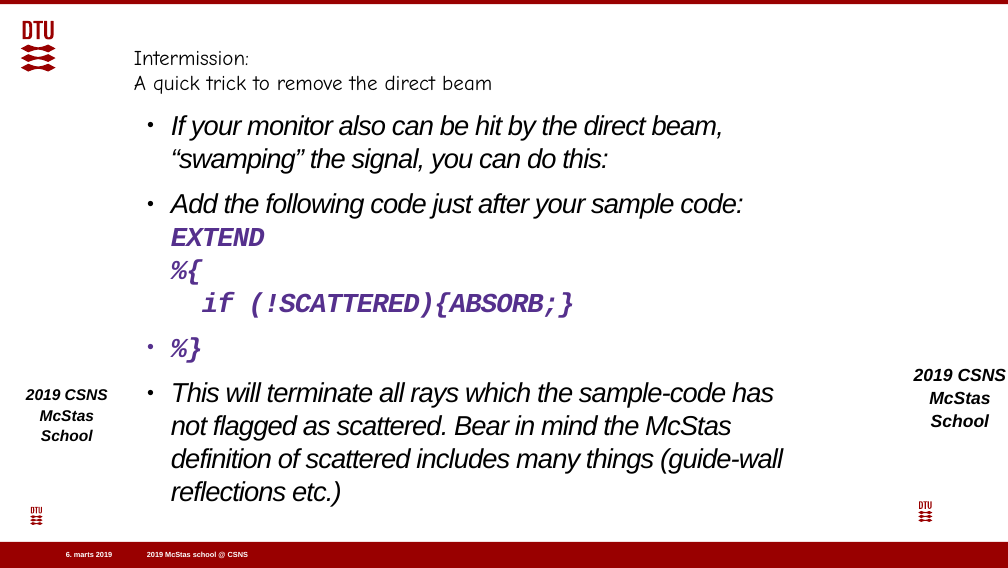
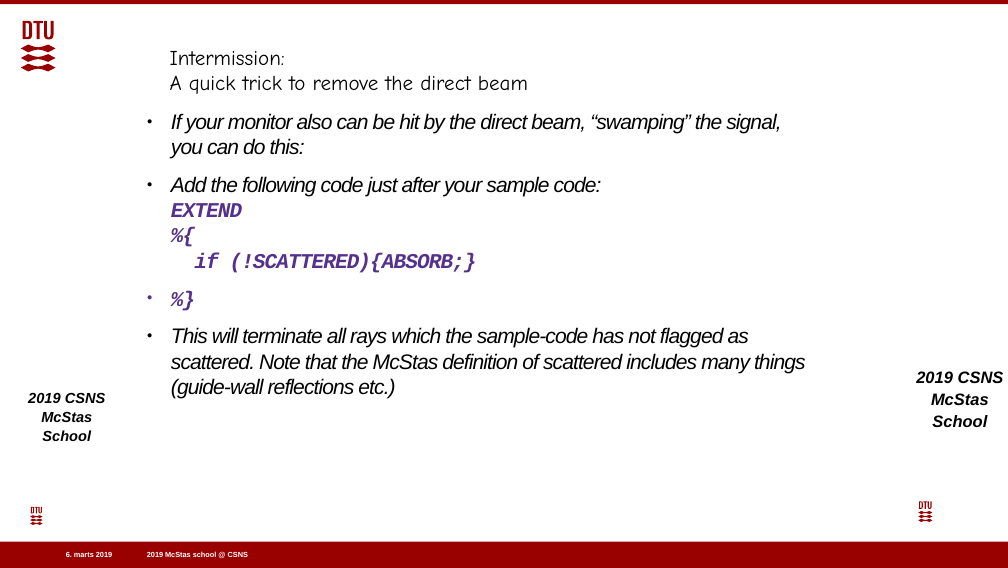
Before and after one commit to eddymaoui/Schools, a slide deck: slide 14 of CSNS_March_2019/3_Wednesday_March_27th/3_sample_and_keyword_exercise/3_sample_practical_powders_sx.pptx. Drawn at 1008x568 pixels with LibreOffice and Linux fonts; fonts in the diff are those of the drawing; background and template pictures are left out. Boxes give left, top, right and bottom in pixels: in the first picture for what was removed or moved away, otherwise in the second. Text is boxed around its words. In the diff, an @@ line names an element or a change of style, - is before the commit and + after.

```diff
--- a/CSNS_March_2019/3_Wednesday_March_27th/3_sample_and_keyword_exercise/3_sample_practical_powders_sx.pptx
+++ b/CSNS_March_2019/3_Wednesday_March_27th/3_sample_and_keyword_exercise/3_sample_practical_powders_sx.pptx
@@ text "Intermission: A quick trick to ..." moved from (x1=134, y1=51, x2=492, y2=94) to (x1=170, y1=51, x2=528, y2=94) @@
@@ text at (x1=171, y1=113, x2=781, y2=273): size 26 to 20 pt in "If your monitor also can be hit ...", "Add the following code just after your ...", "%}" @@
@@ text at (x1=171, y1=327, x2=806, y2=398): text changed; size 26 to 20 pt @@
-● This will terminate all rays which the sample-code has not flagged as scattered. Bear in mind the McStas definition of scattered includes many things (guide-wall reflections etc.)
+● This will terminate all rays which the sample-code has not flagged as scattered. Note that the McStas definition of scattered includes many things (guide-wall reflections etc.)
@@ text "2019 CSNS McStas School" at (x1=28, y1=393, x2=106, y2=441): size 14.8 to 13.9 pt @@
@@ text "2019 CSNS McStas School" at (x1=916, y1=371, x2=1004, y2=427): size 16.7 to 15.7 pt @@
```
Also in this commit, not shown: 14 other slides changed, 1 slide added, 2 other files.
